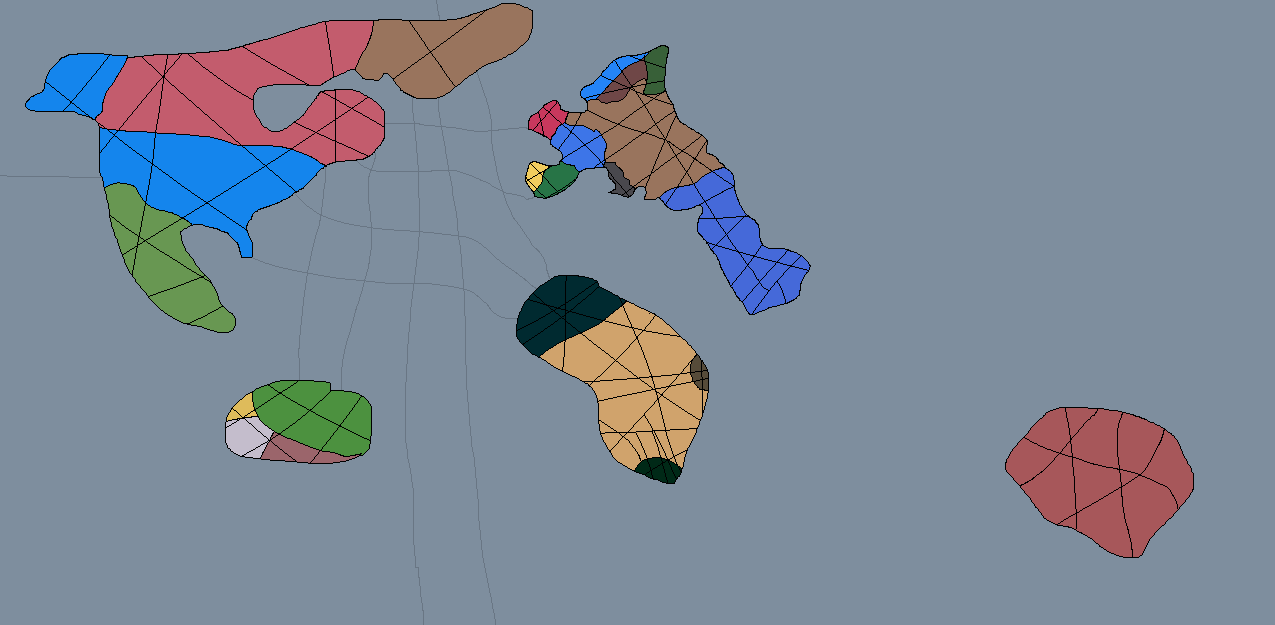
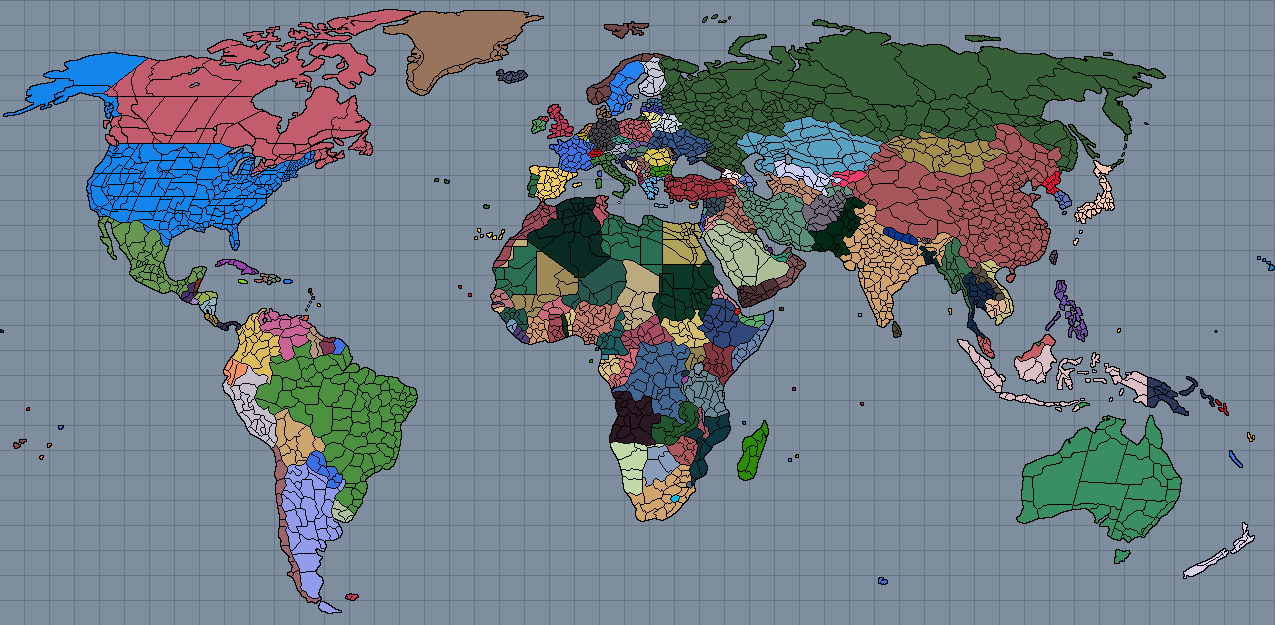
Layer changes from the first (1275, 625) image to the second:
showed "polities.png" over [0, 0, 1275, 625]